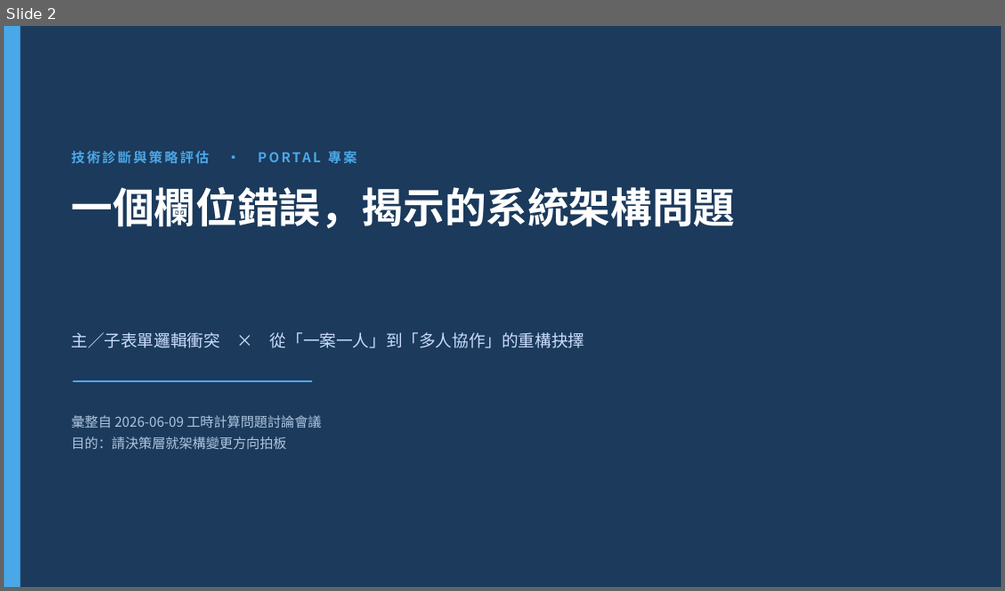
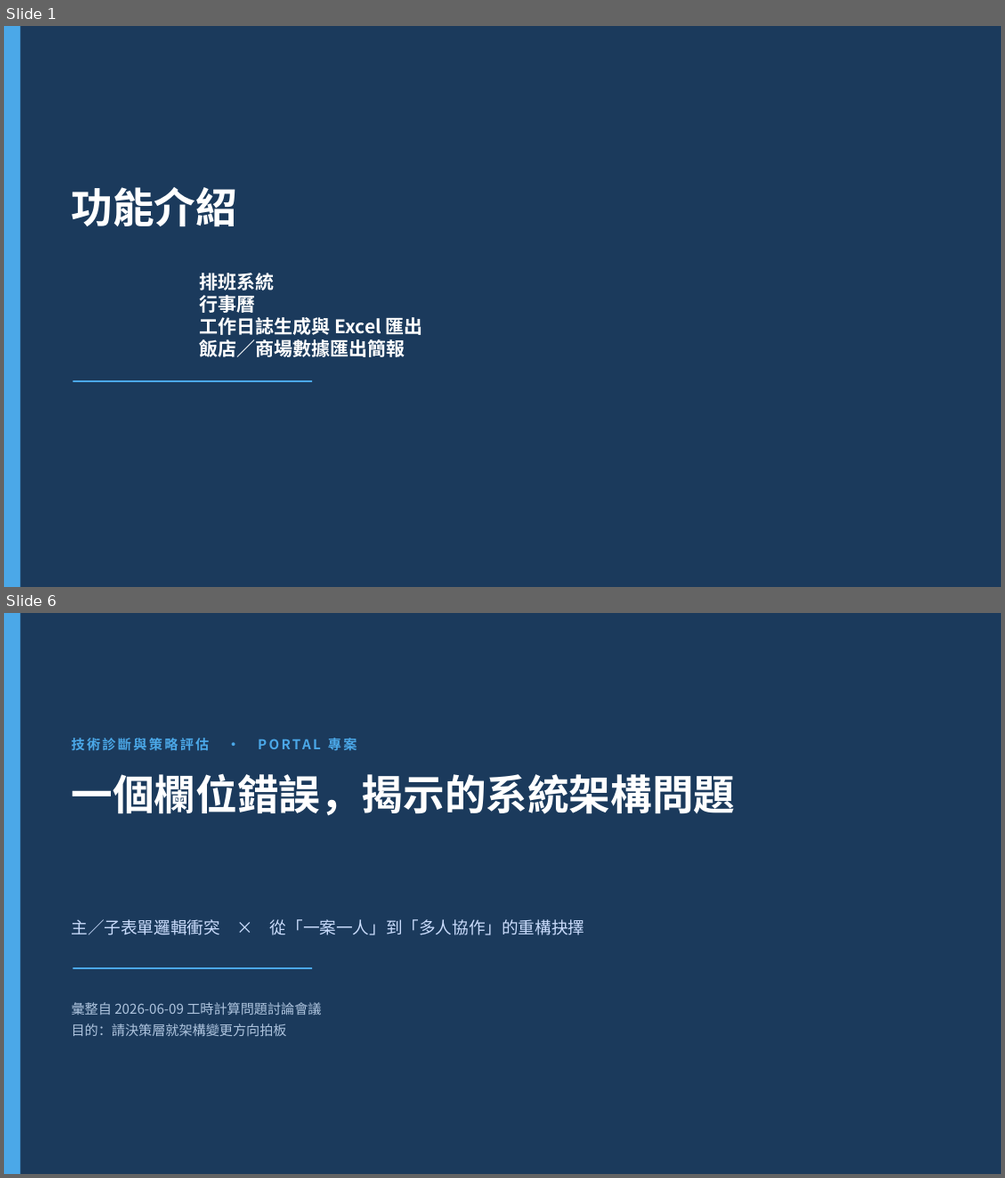
Before and after one commit to Samuelhuang-com/portal, a slide deck: 工時計算架構診斷與重構抉擇.pptx. Shown one above the other, each under a label of ours: slide 2 before the commit, slides 1 and 6 after it; the slides between them are not shown. The pictures are 1005x591 and 1005x1178 pixels, drawn with LibreOffice and Linux fonts; fonts in the diff are those of the drawing. Boxes give left, top, right and bottom in pixels: in the first picture for what was removed or moved away, otherwise in the second. Text is boxed around its words. In the diff, an @@ line names an element or a change of style, - is before the commit and + after.

```diff
--- a/工時計算架構診斷與重構抉擇.pptx
+++ b/工時計算架構診斷與重構抉擇.pptx
@@ slide 1 added at (4, 26, 1001, 587), background #1B3A5C @@
@@ rectangle added at (4, 26, 20, 587), fill #4BA8E8 @@
@@ text added at (72, 187, 238, 227), 40 pt, text #FFFFFF, bold @@
+功能介紹
@@ text added at (200, 273, 423, 357), 18 pt, text #FFFFFF, bold @@
+排班系統
+行事曆
+工作日誌生成與 Excel 匯出
+飯店／商場數據匯出簡報
@@ line added from (73, 381) to (312, 381), #4BA8E8 1.5 pt @@
@@ what was slide 2 is now slide 6 @@
```
Also in this commit, not shown: 4 other slides added, 1 slide removed, 2 other files.
